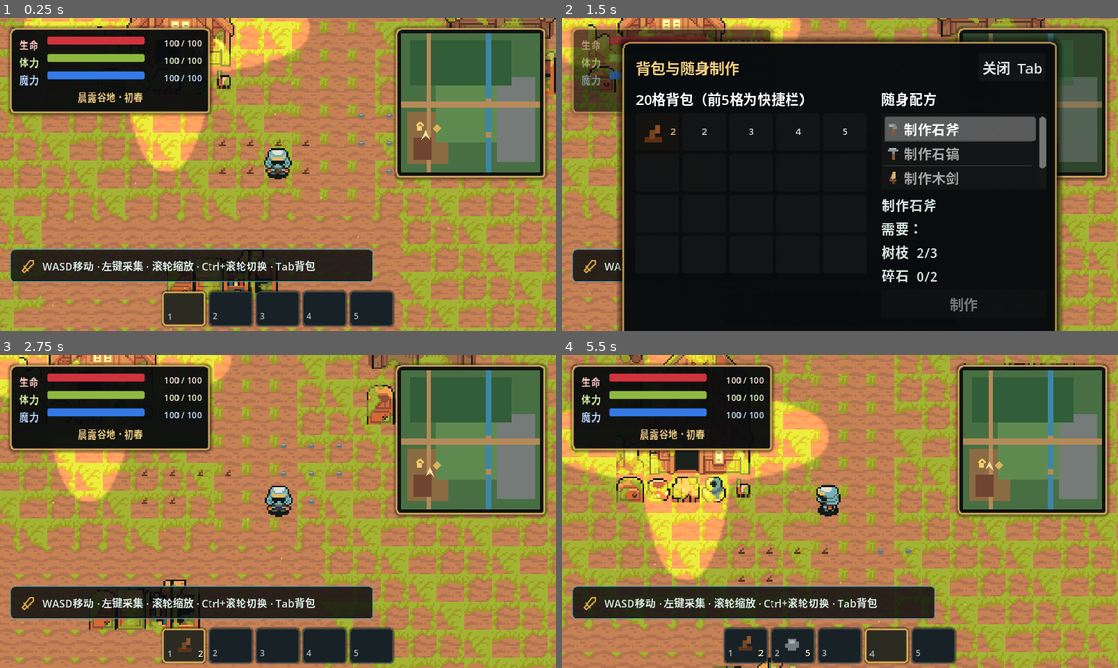
Above: before the commit, frames 1-4 (two rows, left to right).
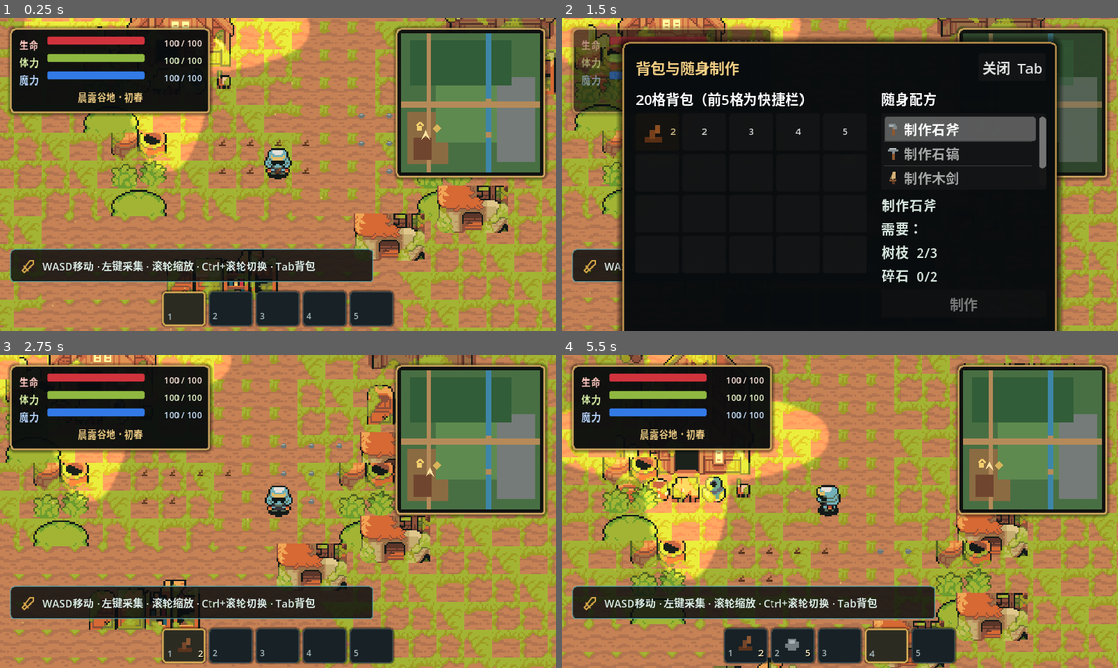
Above: after the commit, the same moments.

Repository: smple15981/mygames
Game: Godot game, scene res://scenes/bootstrap/main.tscn
Same seed, same stepped clock (60 frames per second), same inputs: the game is played once before the commit and once after it.
Inputs (mouse positions are in pixels of both pictures, inside the frame that each line leads up to):
- Up to frame 1 (0.25 s): no input
- Up to frame 2 (1.5 s): tap Enter at 0.5 s; move the mouse to (962, 158) at 0.52 s; press the mouse at (962, 158) at 0.53 s; hold D (move_right) 0.53-1.28 s; move the mouse to (728, 190) at 1.27 s; release the mouse at (728, 190) at 1.28 s; hold S (move_down) from 1.28 s (still down); tap Tab at 1.35 s
- Up to frame 3 (2.75 s): release S (move_down) at 2 s; click "关闭 Tab" at 2 s
- Up to frame 4 (5.5 s): move the mouse to (895, 442) at 2.77 s; hold D (move_right) 2.78-3.53 s; tap one key every 0.75 s from 2.85 s: 1 2 3 4; move the mouse to (812, 574) at 3.52 s; hold W (move_up) 3.53-4.28 s; click (812, 574) at 3.67 s; move the mouse to (1006, 558) at 4.27 s; hold A (move_left) from 4.28 s (still down); move the mouse to (673, 464) at 5.02 s

The runs differ from the first frame. In frame 1, 6.2% of the frame differs, in the area x 15-92%, y 30-78%; in frame 2, 1.5%; in frame 3, 7.7%; in frame 4, 8.2%, in the area x 7-84%, y 32-100%.

Commit message:
feat: guarantee starter trees and rocks near spawn

Diff:
--- a/scripts/world/prototype_world.gd
+++ b/scripts/world/prototype_world.gd
@@ -11,6 +11,20 @@
     Vector2i(19, 45), Vector2i(20, 45), Vector2i(21, 45),
     Vector2i(20, 46),
 ]
+const STARTER_TREE_CELLS: Array[Vector2i] = [
+    Vector2i(10, 45),
+    Vector2i(11, 48),
+    Vector2i(22, 48),
+]
+const STARTER_ROCK_CELLS: Array[Vector2i] = [
+    Vector2i(23, 45),
+    Vector2i(23, 48),
+    Vector2i(20, 49),
+]
+const TREE_SMALL_DEFINITION_PATH := "res://data/world/props/tree_small.tres"
+const ROCK_CLUSTER_DEFINITION_PATH := "res://data/world/props/rock_cluster.tres"
+const TREE_FALLBACK_PATH := "res://assets/original/world/tree.svg"
+const ROCK_FALLBACK_PATH := "res://assets/original/world/rock.svg"
 
 @onready var world_layout: WorldLayout = $WorldLayout
 @onready var collision_registry: WorldCollisionRegistry = $WorldCollisionRegistry
@@ -32,10 +46,12 @@
 @onready var hint_timer: Timer = $HintTimer
 
 var _starters_spawned := false
+var _starter_harvestables_spawned := false
 
 
 func _ready() -> void:
     world_layout.build()
+    _spawn_starter_harvestables()
     world_path_grid.configure(world_layout.config, collision_registry)
     player.position = world_layout.spawn_position()
     player.position = world_layout.recover_player_position(player.position, Vector2(16, 12))
@@ -118,6 +134,82 @@
 
 func _on_hint_timeout() -> void:
     hint_panel.hide()
+
+
+func _spawn_starter_harvestables() -> void:
+    if _starter_harvestables_spawned:
+        return
+    _starter_harvestables_spawned = true
+
+    var tree_definition := load(TREE_SMALL_DEFINITION_PATH) as WorldPropDefinition
+    var rock_definition := load(ROCK_CLUSTER_DEFINITION_PATH) as WorldPropDefinition
+    if tree_definition == null or rock_definition == null:
+        push_error("Unable to load starter harvestable definitions")
+        return
+
+    var village_texture := OpenAssetLibrary.load_texture(OpenAssetLibrary.VILLAGE_ATLAS)
+    if village_texture != null:
+        _spawn_starter_resource_set(
+            STARTER_TREE_CELLS,
+            &"starter_tree",
+            tree_definition,
+            village_texture,
+            OpenAtlasRegions.TREE_SMALL
+        )
+        _spawn_starter_resource_set(
+            STARTER_ROCK_CELLS,
+            &"starter_rock",
+            rock_definition,
+            village_texture,
+            OpenAtlasRegions.ROCK_CLUSTER
+        )
+        return
+
+    var tree_texture := OpenAssetLibrary.load_texture(TREE_FALLBACK_PATH)
+    var rock_texture := OpenAssetLibrary.load_texture(ROCK_FALLBACK_PATH)
+    if tree_texture != null:
+        _spawn_starter_resource_set(
+            STARTER_TREE_CELLS,
+            &"starter_tree",
+            tree_definition,
+            tree_texture,
+            Rect2i(Vector2i.ZERO, Vector2i(tree_texture.get_size()))
+        )
+    if rock_texture != null:
+        _spawn_starter_resource_set(
+            STARTER_ROCK_CELLS,
+            &"starter_rock",
+            rock_definition,
+            rock_texture,
+            Rect2i(Vector2i.ZERO, Vector2i(rock_texture.get_size()))
+        )
+
+
+func _spawn_starter_resource_set(
+    cells: Array[Vector2i],
+    id_prefix: StringName,
+    definition: WorldPropDefinition,
+    texture: Texture2D,
+    region: Rect2i
+) -> void:
+    for index in cells.size():
+        var instance_id := StringName("%s_%03d" % [id_prefix, index])
+        var root := WorldPropFactory.spawn_atlas_prop(
+            entities,
+            texture,
+            region,
+            definition,
+            instance_id,
+            world_layout.config.cell_to_world(cells[index]),
+            collision_registry
+        )
+        if root == null:
+            push_warning("Unable to spawn starter harvestable: %s" % instance_id)
+            continue
+        root.set_meta("world_generated", true)
+        var harvestable := root.get_node_or_null("HarvestableResource") as HarvestableResource
+        if harvestable != null:
+            harvestable.add_to_group("starter_harvestables")
 
 
 func _spawn_starter_pickups() -> void:
